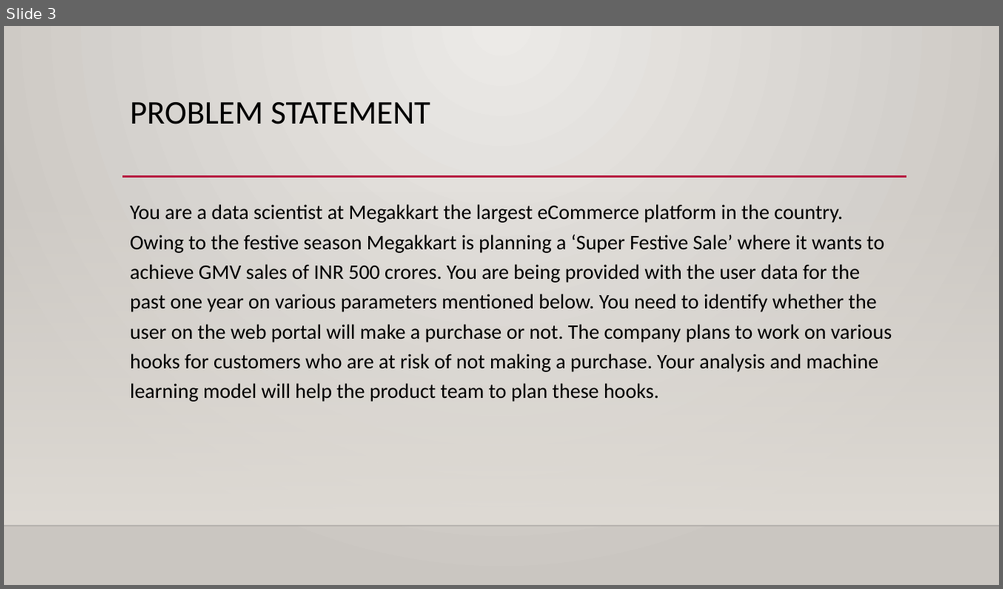
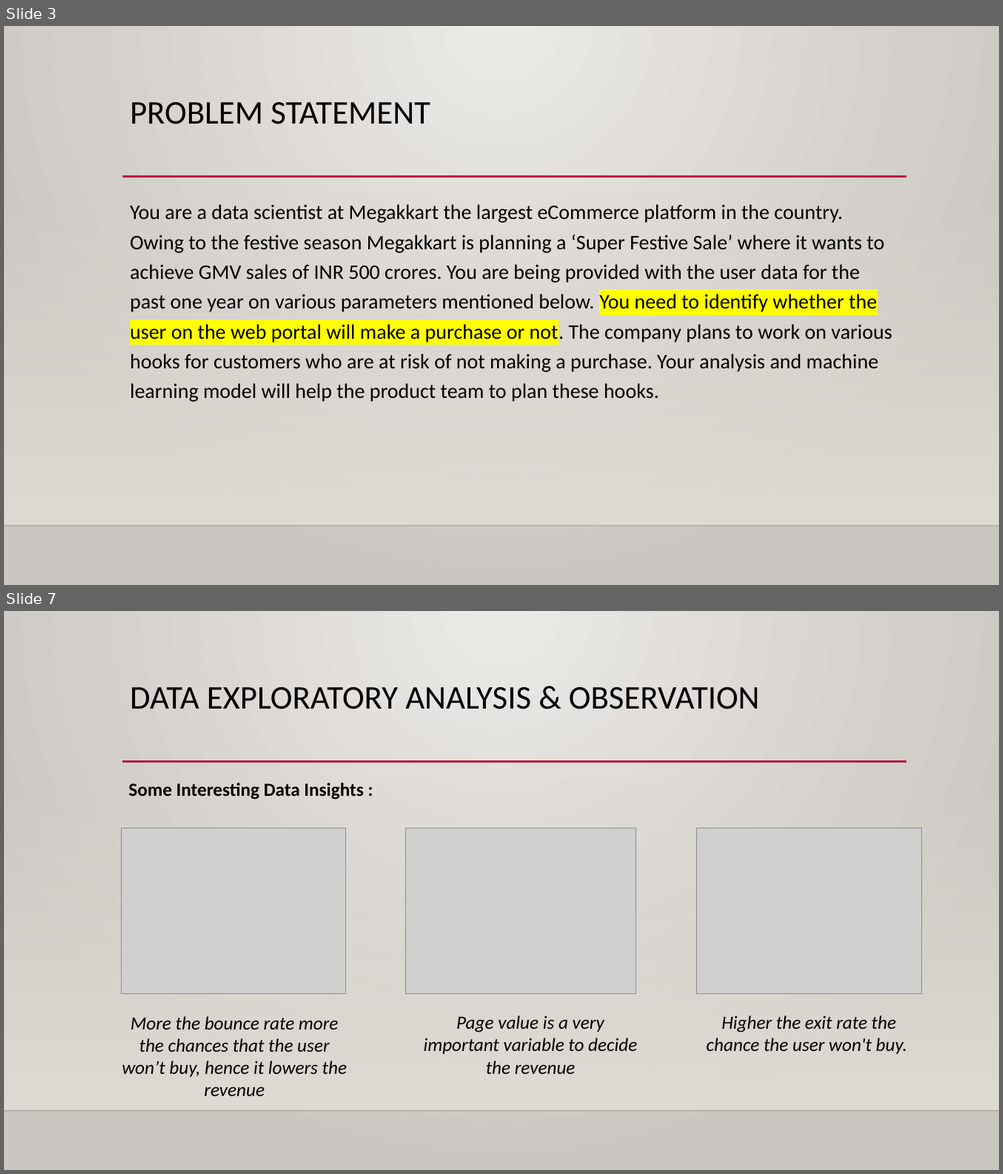
Before and after one commit to mbhoge/ml-hackathon-1, a slide deck: Data Fanatics Team - Data Analysis.pptx. Shown one above the other, each under a label of ours: slide 3 before the commit, slides 3 and 7 after it; the slides between them are not shown. The pictures are 1003x589 and 1003x1174 pixels, drawn with LibreOffice and Linux fonts; fonts in the diff are those of the drawing; grey boxes stand for pictures; background and template pictures are left out. Boxes give left, top, right and bottom in pixels: in the first picture for what was removed or moved away, otherwise in the second. Text is boxed around its words. In the diff, an @@ line names an element or a change of style, - is before the commit and + after.

```diff
--- a/Data Fanatics Team - Data Analysis.pptx
+++ b/Data Fanatics Team - Data Analysis.pptx
@@ slide 7 added at (4,611,999,1170), background gradient #ECEAE7 to #CAC7C1; not listed: 3 template elements that a slide beside it also shows @@
@@ title added at (130,687,760,709), 32 pt, text #000000 @@
+DATA EXPLORATORY ANALYSIS & OBSERVATION
@@ text added at (128,783,363,800), 18 pt, text #000000, bold @@
+Some Interesting Data Insights :
@@ picture added at (121,828,345,994) @@
@@ picture added at (405,828,636,994) @@
@@ picture added at (697,828,921,994) @@
@@ text added at (122,1017,347,1077), 18 pt, text #000000, italic @@
+More the bounce rate more the chances that the user won’t buy, hence it lowers the revenue
@@ text added at (424,1016,637,1074), 18 pt, text #000000, italic @@
+Page value is a very important variable to decide the revenue
@@ text added at (706,1016,907,1054), 18 pt, text #000000, italic @@
+Higher the exit rate the chance the user won't buy.
@@ slide 3 changed as well @@
@@ text "You are a data scientist ..." at (130,204,891,402): highlight none to #FFFF00 in "You need to identify whether the user ..." @@
```
Also in this commit, not shown: 3 other slides changed, 11 other slides added, 5 other files.
